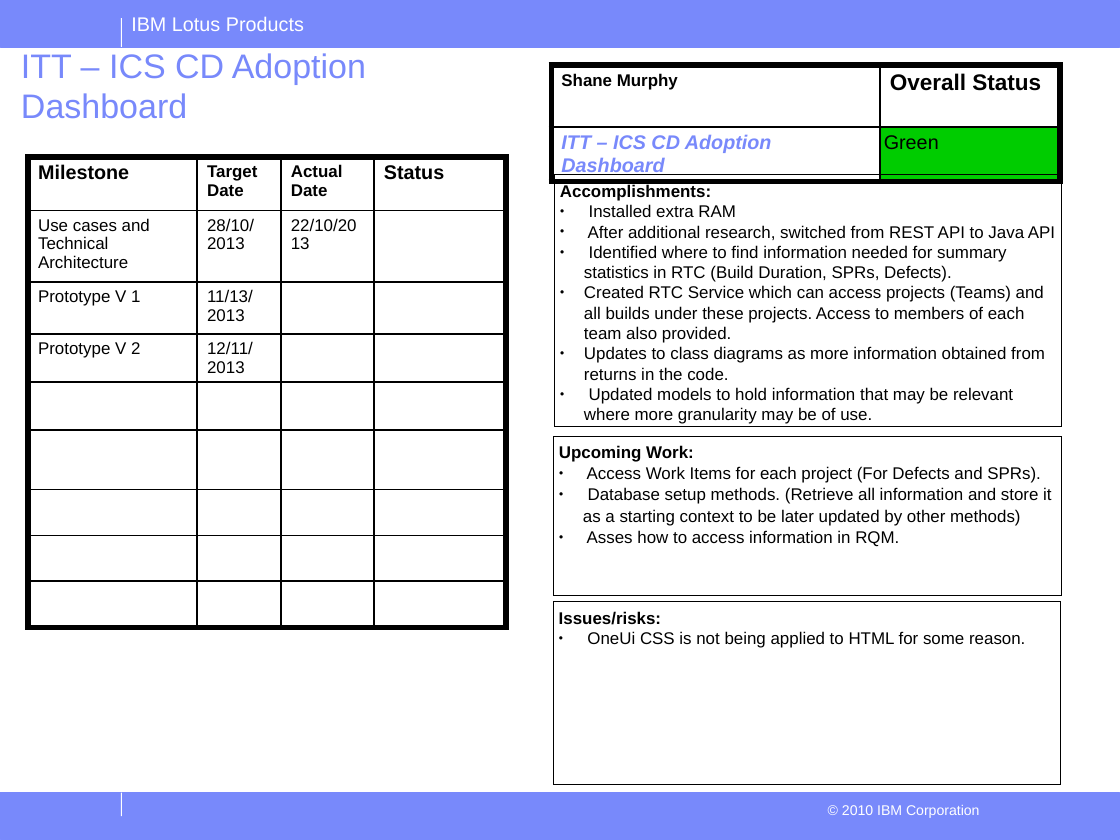
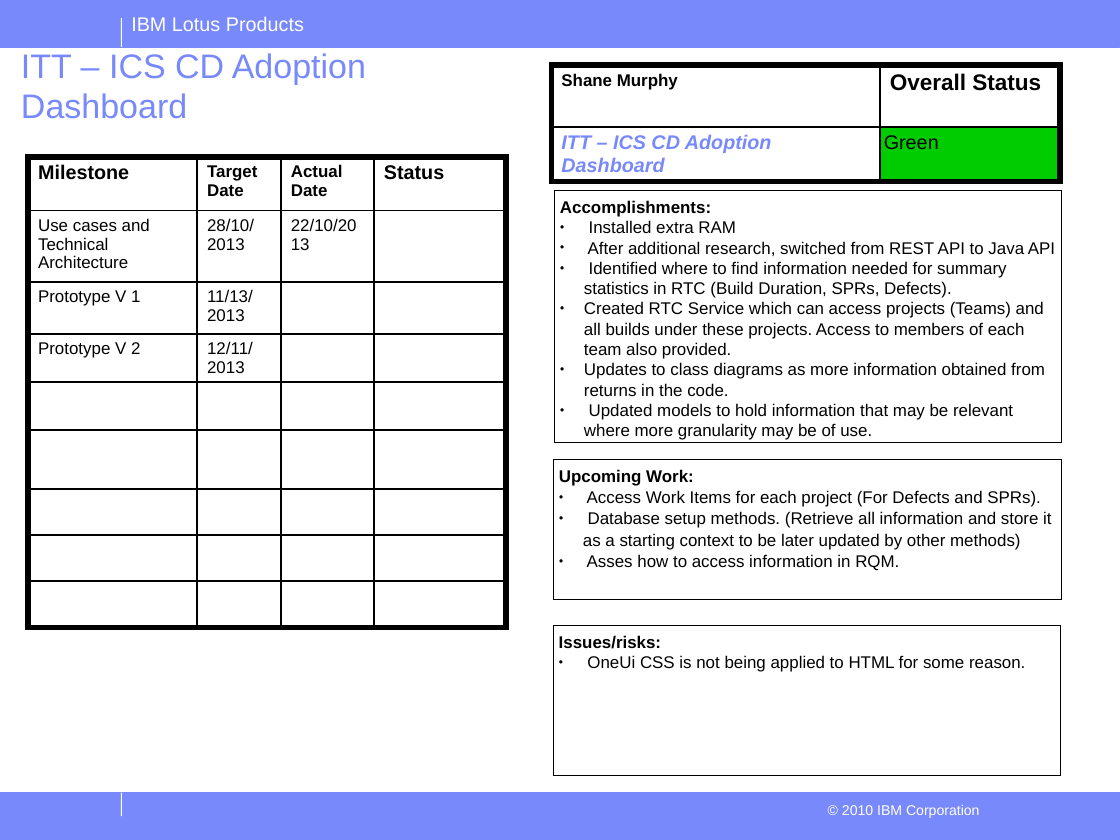
Before and after one commit to smur89/IBM-CD-Dashboard, a slide deck: slide 3 of Documentation/Project Status reports.odp. Drawn at 1120x840 pixels with LibreOffice and Linux fonts; fonts in the diff are those of the drawing; background and template pictures are left out. Boxes give left, top, right and bottom in pixels: in the first picture for what was removed or moved away, otherwise in the second. Text is boxed around its words. In the diff, an @@ line names an element or a change of style, - is before the commit and + after.

```diff
--- a/Documentation/Project Status reports.odp
+++ b/Documentation/Project Status reports.odp
@@ rectangle "Accomplishments:" moved from (x1=555, y1=175, x2=1062, y2=427) to (x1=555, y1=191, x2=1062, y2=443) @@
@@ rectangle "Upcoming Work:" resized from (x1=554, y1=436, x2=1061, y2=596) to (x1=554, y1=460, x2=1061, y2=601) @@
@@ rectangle "Issues/risks:" resized from (x1=554, y1=602, x2=1061, y2=785) to (x1=554, y1=626, x2=1061, y2=776) @@
```
Also in this commit, not shown: 3 other slides changed, 1 slide added, 1 slide removed, 3 other files.
